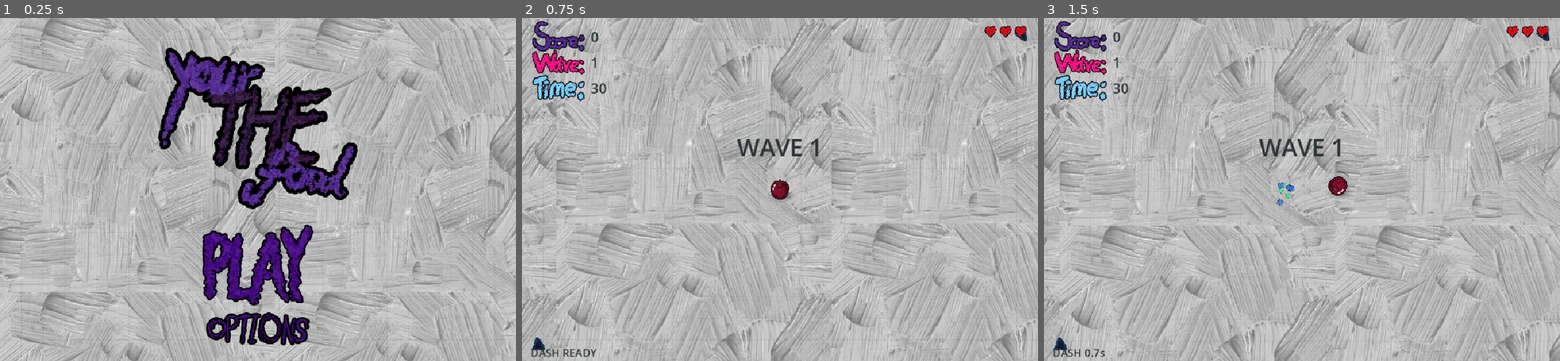
Above: before the commit, frames 1-3 (left to right).
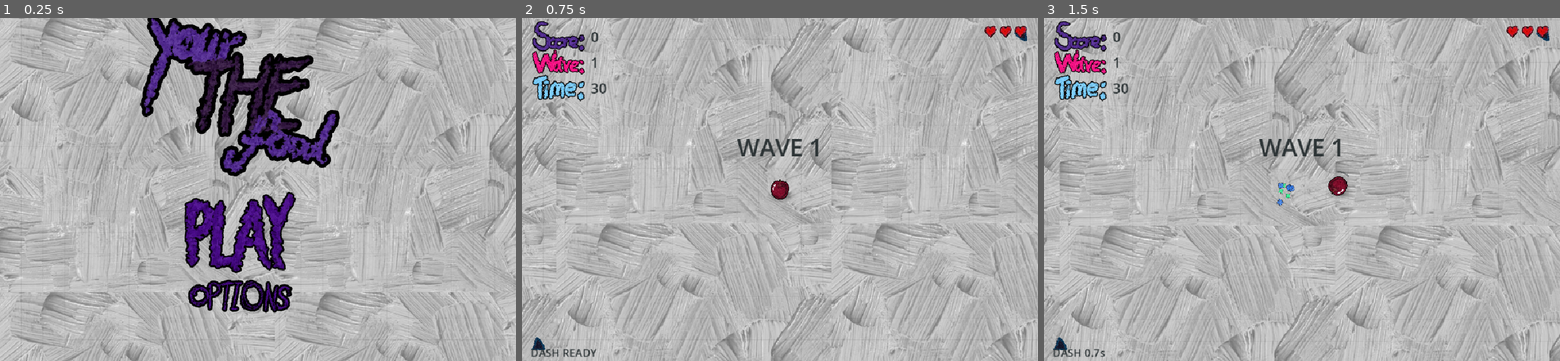
Above: after the commit, the same moments.

Repository: wizenroom/youre-the-food
Game: Godot game, scene res://scenes/main.tscn
Same seed, same stepped clock (60 frames per second), same inputs: the game is played once before the commit and once after it.
Inputs (mouse positions are in pixels of both pictures, inside the frame that each line leads up to; where the layout moved, square brackets give the same spot in the first picture):
- Up to frame 1 (0.25 s): no input
- Up to frame 2 (0.75 s): click (764, 230) [780, 264] at 0.5 s
- Up to frame 3 (1.5 s): tap Enter (menu_start) at 1.25 s; move the mouse to (1415, 172) at 1.27 s; hold D (move_right) from 1.28 s (still down); tap Space (dash) at 1.35 s

The runs differ from the first frame. In frame 1, 18% of the frame differs, in the area x 27-70%, y 0-96%; in frame 2, nothing differs; in frame 3, nothing differs.

Commit message:
Init
A branch for me

Diff:
--- a/project.godot
+++ b/project.godot
@@ -16,7 +16,7 @@
 
 config/name="You're the Food"
 run/main_scene="res://scenes/main.tscn"
-config/features=PackedStringArray("4.6")
+config/features=PackedStringArray("4.7")
 
 [display]
 
--- a/scenes/main.tscn
+++ b/scenes/main.tscn
@@ -80,6 +80,10 @@
 anchors_preset = 15
 anchor_right = 1.0
 anchor_bottom = 1.0
+offset_left = -33.0
+offset_top = -61.0
+offset_right = -33.0
+offset_bottom = -61.0
 grow_horizontal = 2
 grow_vertical = 2
 mouse_filter = 2
